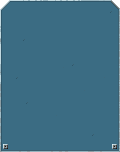
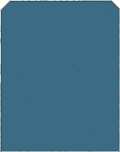
Before/after of a (120, 152) layered artwork. What changed in the layer stack:
added layer "Pasted Layer" above "Layer" over [left=112, top=144, right=117, bottom=149]
painted on "Layer" over [left=3, top=144, right=117, bottom=149]
